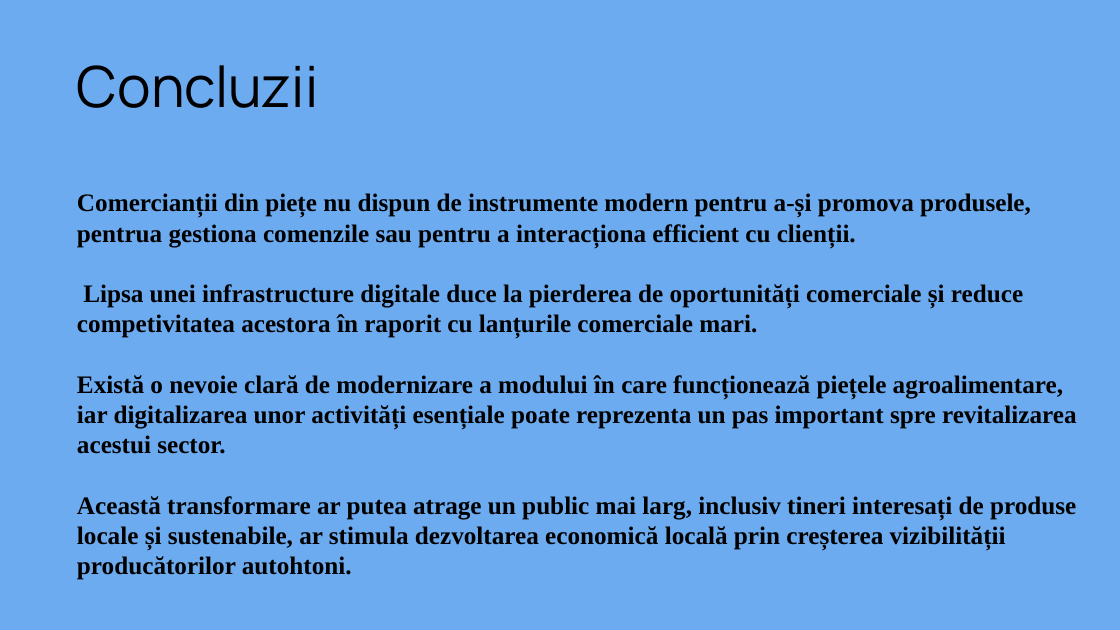
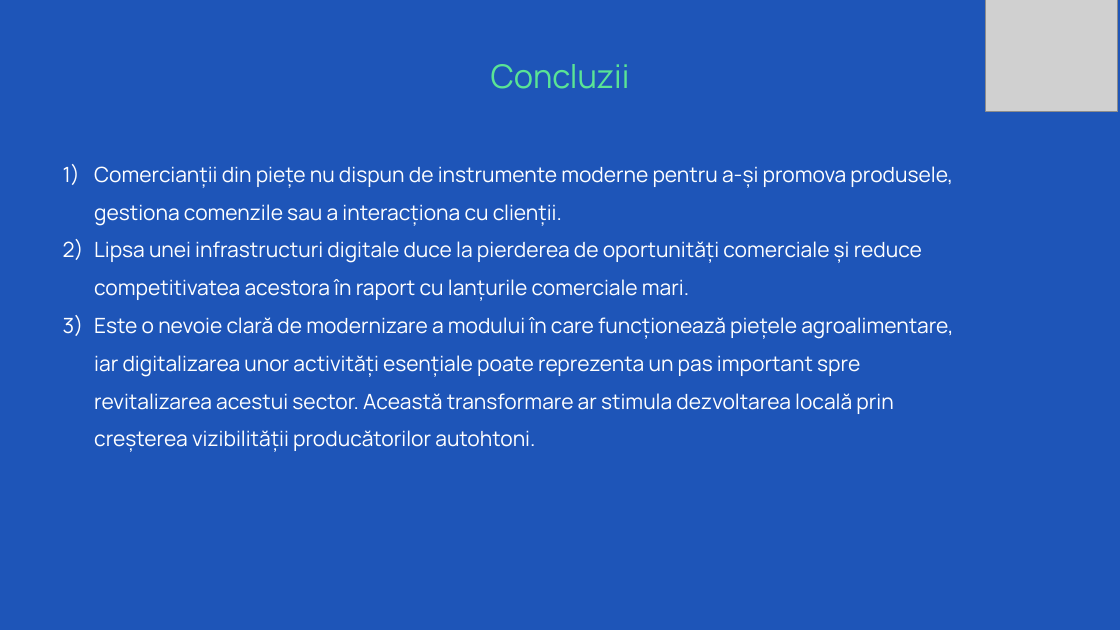
Before and after one commit to robertnitu02/proiect-diploma, a slide deck: slide 23 of word/prezentare.pptx (slide 13 before the commit). Drawn at 1120x630 pixels with LibreOffice and Linux fonts; fonts in the diff are those of the drawing; grey boxes stand for pictures; background and template pictures are left out. Boxes give left, top, right and bottom in pixels: in the first picture for what was removed or moved away, otherwise in the second. Text is boxed around its words. In the diff, an @@ line names an element or a change of style, - is before the commit and + after.

Commit message:
Wip pptx. Added diagrama photo

```diff
--- a/word/prezentare.pptx
+++ b/word/prezentare.pptx
@@ background #6CABF0 to #1E55B8 @@
@@ picture added at [986,0,1118,112] @@
@@ title added at [491,64,630,89], 28 pt, text #5AE495 @@
+Concluzii
@@ text "Comercianții din piețe nu dispun ..." at [94,166,953,452]: vertical alignment middle to top @@
@@ text at [94,166,953,452]: text changed; size 21.6 to 18 pt; font Times New Roman to Manrope; text colour #000000 to #FFFFFF; bold off @@
-Concluzii
-Comercianții din piețe nu dispun de instrumente modern pentru a-și promova produsele, pentrua gestiona comenzile sau pentru a interacționa efficient cu clienții.
-Lipsa unei infrastructure digitale duce la pierderea de oportunități comerciale și reduce competivitatea acestora în raporit cu lanțurile comerciale mari.
-Există o nevoie clară de modernizare a modului în care funcționează piețele agroalimentare, iar digitalizarea unor activități esențiale poate reprezenta un pas important spre revitalizarea acestui sector.
-Această transformare ar putea atrage un public mai larg, inclusiv tineri interesați de produse locale și sustenabile, ar stimula dezvoltarea economică locală prin creșterea vizibilității producătorilor autohtoni.
+1) Comercianții din piețe nu dispun de instrumente moderne pentru a-și promova produsele, gestiona comenzile sau a interacționa cu clienții.
+2) Lipsa unei infrastructuri digitale duce la pierderea de oportunități comerciale și reduce competitivatea acestora în raport cu lanțurile comerciale mari.
+3) Este o nevoie clară de modernizare a modului în care funcționează piețele agroalimentare, iar digitalizarea unor activități esențiale poate reprezenta un pas important spre revitalizarea acestui sector. Această transformare ar stimula dezvoltarea locală prin creșterea vizibilității producătorilor autohtoni.
```
Also in this commit, not shown: 12 other slides changed, 12 slides added, 1 slide removed, 1 other file.
